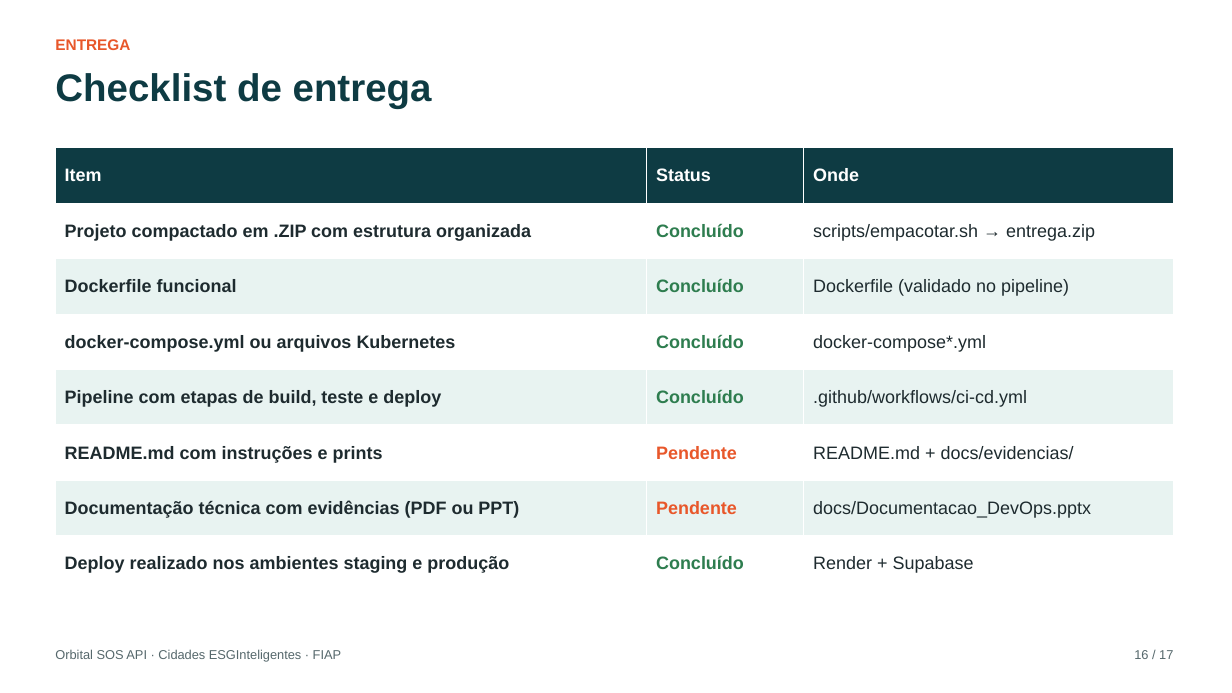
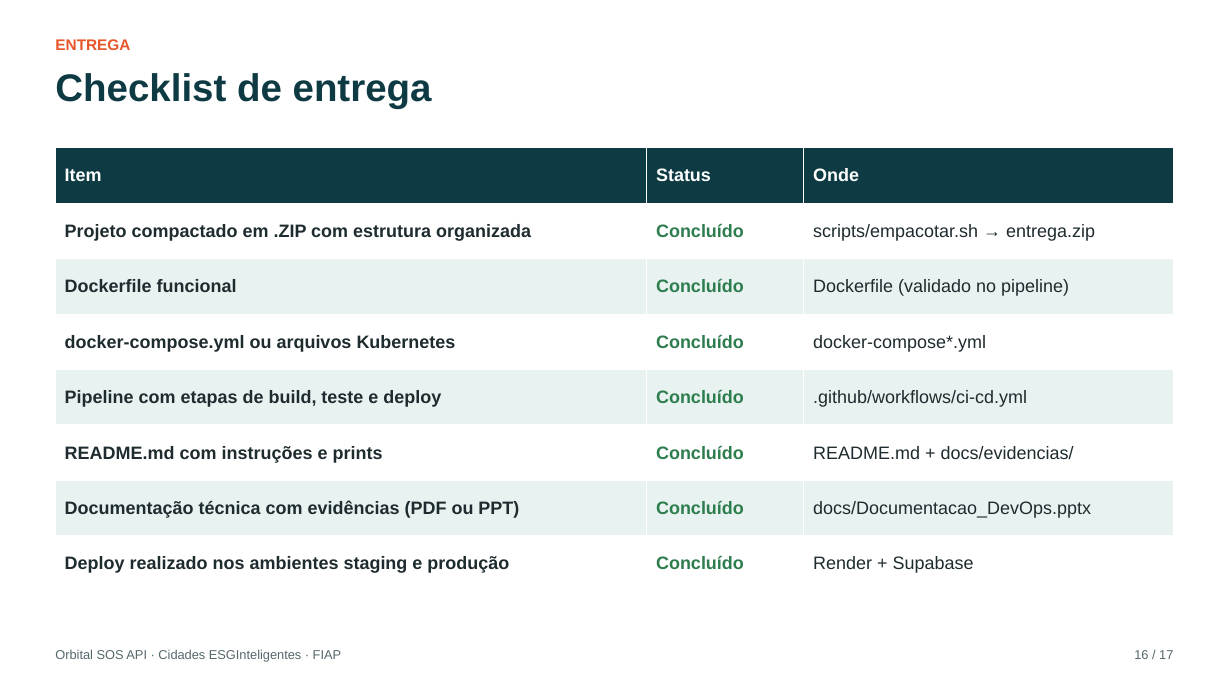
Before and after one commit to vsilva1997/orbital-sos-api, a slide deck: slide 16 of docs/Documentacao_DevOps.pptx. Drawn at 1232x693 pixels with LibreOffice and Linux fonts; fonts in the diff are those of the drawing. Boxes give left, top, right and bottom in pixels: in the first picture for what was removed or moved away, otherwise in the second. Text is boxed around its words. In the diff, an @@ line names an element or a change of style, - is before the commit and + after.

```diff
--- a/docs/Documentacao_DevOps.pptx
+++ b/docs/Documentacao_DevOps.pptx
@@ table at (55, 148, 1174, 592) @@
-row 6, column 2: Pendente
+row 6, column 2: Concluído
-row 7, column 2: Pendente
+row 7, column 2: Concluído
```
Also in this commit, not shown: 4 other slides changed, 4 other files.
